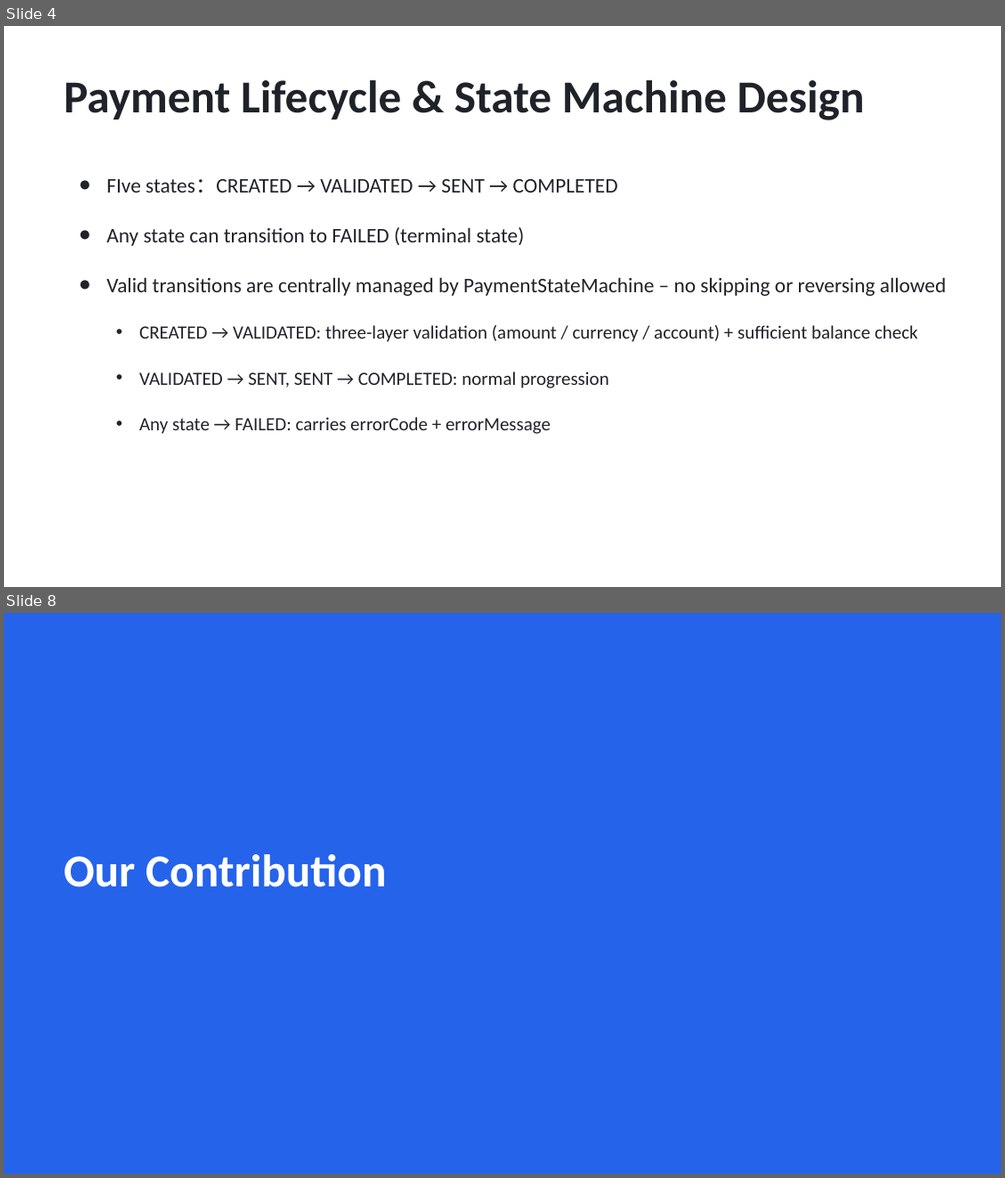
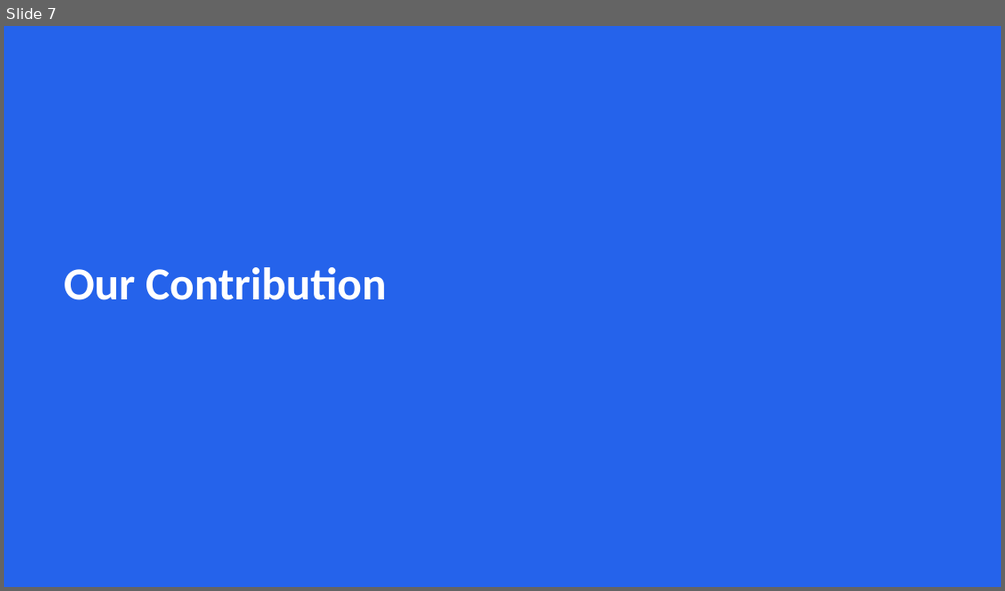
Before and after one commit to Neueda-Learning/Six, a slide deck: Payments-Processing-Presentation.pptx. Shown one above the other, each under a label of ours: slides 4 and 8 before the commit, slide 7 after it; the slides between them are not shown. The pictures are 1005x1178 and 1005x591 pixels, drawn with LibreOffice and Linux fonts; fonts in the diff are those of the drawing. Boxes give left, top, right and bottom in pixels: in the first picture for what was removed or moved away, otherwise in the second. Text is boxed around its words. In the diff, an @@ line names an element or a change of style, - is before the commit and + after.

```diff
--- a/Payments-Processing-Presentation.pptx
+++ b/Payments-Processing-Presentation.pptx
@@ slide 4 removed at (x1=4, y1=26, x2=1001, y2=587), background #FFFFFF @@
@@ text removed at (x1=64, y1=80, x2=865, y2=120) @@
-Payment Lifecycle & State Machine Design
@@ text removed at (x1=106, y1=179, x2=947, y2=434) @@
-● FIve states：CREATED → VALIDATED → SENT → COMPLETED
-● Any state can transition to FAILED (terminal state)
-● Valid transitions are centrally managed by PaymentStateMachine – no skipping or reversing allowed
-  • CREATED → VALIDATED: three-layer validation (amount / currency / account) + sufficient balance check
-  • VALIDATED → SENT, SENT → COMPLETED: normal progression
-  • Any state → FAILED: carries errorCode + errorMessage
@@ what was slide 8 is now slide 7 @@
```
Also in this commit, not shown: 10 slides changed, 4 slides added, 4 other slides removed.
